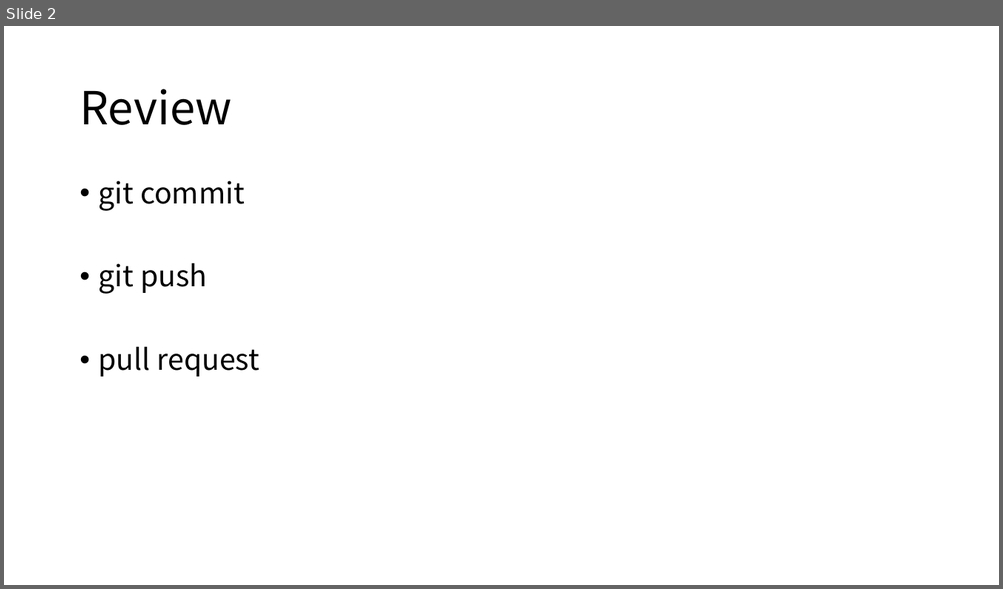
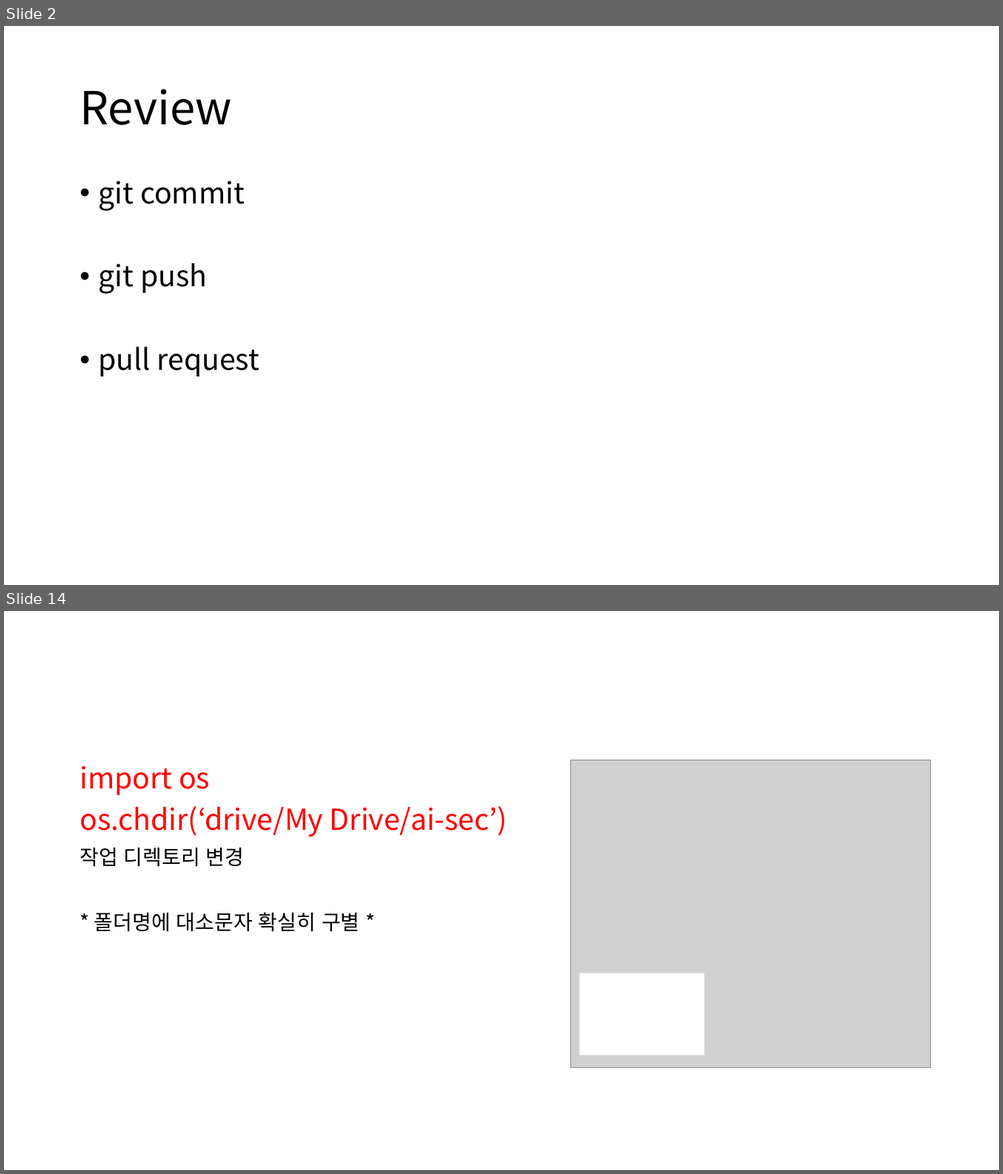
Before and after one commit to tjdghks994/ai-security, a slide deck: 4th week/4th.pptx. Shown one above the other, each under a label of ours: slide 2 before the commit, slides 2 and 14 after it; the slides between them are not shown. The pictures are 1003x589 and 1003x1174 pixels, drawn with LibreOffice and Linux fonts; fonts in the diff are those of the drawing; grey boxes stand for pictures. Boxes give left, top, right and bottom in pixels: in the first picture for what was removed or moved away, otherwise in the second. Text is boxed around its words. In the diff, an @@ line names an element or a change of style, - is before the commit and + after.

```diff
--- a/4th week/4th.pptx
+++ b/4th week/4th.pptx
@@ slide 14 added at bbox=[4, 611, 999, 1170], background #FFFFFF @@
@@ text added at bbox=[79, 766, 507, 932], 28 pt, text #FF0000 @@
+import os
+os.chdir(‘drive/My Drive/ai-sec’)
+작업 디렉토리 변경
+* 폴더명에 대소문자 확실히 구별 *
@@ picture added at bbox=[571, 760, 930, 1068] @@
@@ rectangle added at bbox=[579, 974, 704, 1056], fill #FFFFFF @@
```
Also in this commit, not shown: 4 slides changed, 11 other slides added, 1 other file.
